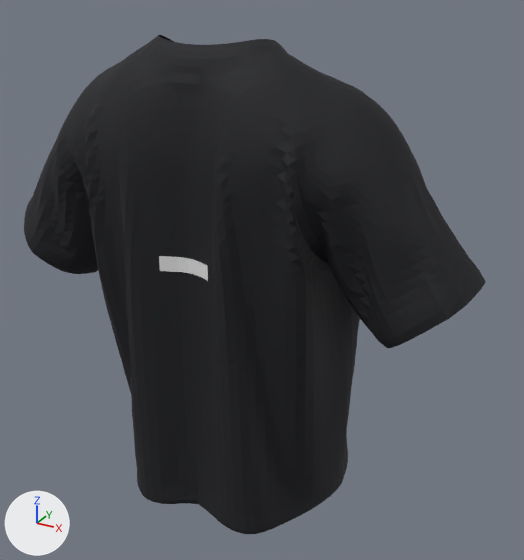
A saved change to the glTF model public/models/garments/tee-nakamoto.glb.
Rendered twice from a camera (50 mm lens) standing at (1.87, -3.15, 1.55) and looking at (0.11, 0.04, -0.04). Lighting does not change. The marker at lower left points along +X, +Y and +Z. The picture after the commit comes second. Where no turn or scale is listed for an object, it has been applied to the vertices. Vertices at exactly the same position are counted once.

Names of what the first picture shows: 'Low_T_shirt1:Mesh', 'Mesh_1'.
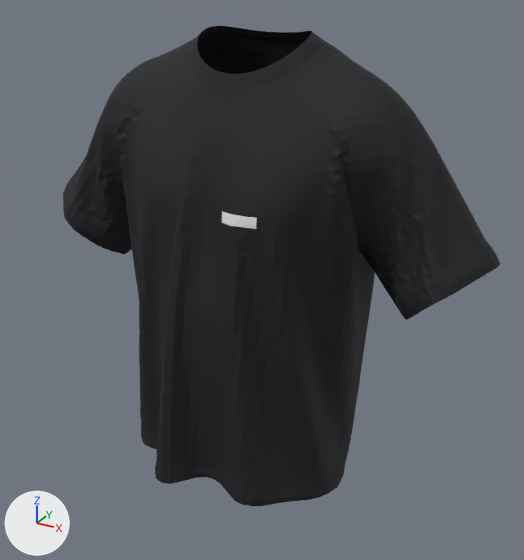
Diff of the bpy script that builds the scene:
```diff
--- a/public/models/garments/tee-nakamoto.glb.py
+++ b/public/models/garments/tee-nakamoto.glb.py
@@ me_mesh_0 @@
 me_mesh_0.from_pydata(...)  # 5355 vertices, 10192 faces; spans x -1.33..1.33, y -0.6..0.6, z -1.24..1.24
 # used by ob_low_t_shirt1_mesh; location = (0.0, 0.0, 0.0)
+# me_mesh_0 part 1: the whole mesh is turned -180 degrees about the z axis through its middle
 me_mesh_0.materials.append(mat_fabric)
@@ me_mesh_1 @@
 # used by ob_mesh_1; location = (0.0, 0.0, 0.0)
-me_mesh_1.from_pydata(...)  # 1849 vertices, 3528 faces; spans x -0.136..0.136, y -0.537..-0.491, z 0.172..0.251
+me_mesh_1.from_pydata(...)  # 1849 vertices, 3528 faces; spans x 0.094..0.286, y -0.348..-0.321, z 0.396..0.451
+# me_mesh_1 part 2: 1849 of 1849 vertices moved; they spanned x -0.136..0.136, y -0.537..-0.491, z 0.172..0.251 and now span x 0.094..0.286, y -0.348..-0.321, z 0.396..0.451; mean shift (0.19, 0.173, 0.212)
 me_mesh_1.materials.append(mat_brand)
```

What differs and where, as boxes (x1, y1, x2, y2) in the pictures (524 x 560 px; the box of a moved part takes in the faces that stretch with it):
'Low_T_shirt1:Mesh', turned: before (24, 35, 486, 534); after (63, 26, 500, 506)
part 2 of me_mesh_1, moved or reshaped: before (159, 256, 208, 281); after (222, 211, 257, 229)
